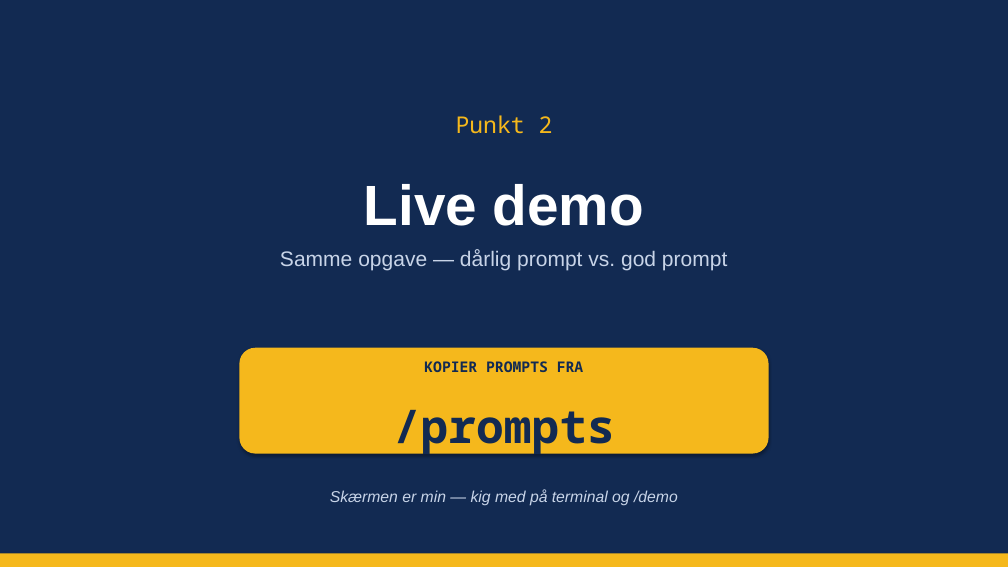
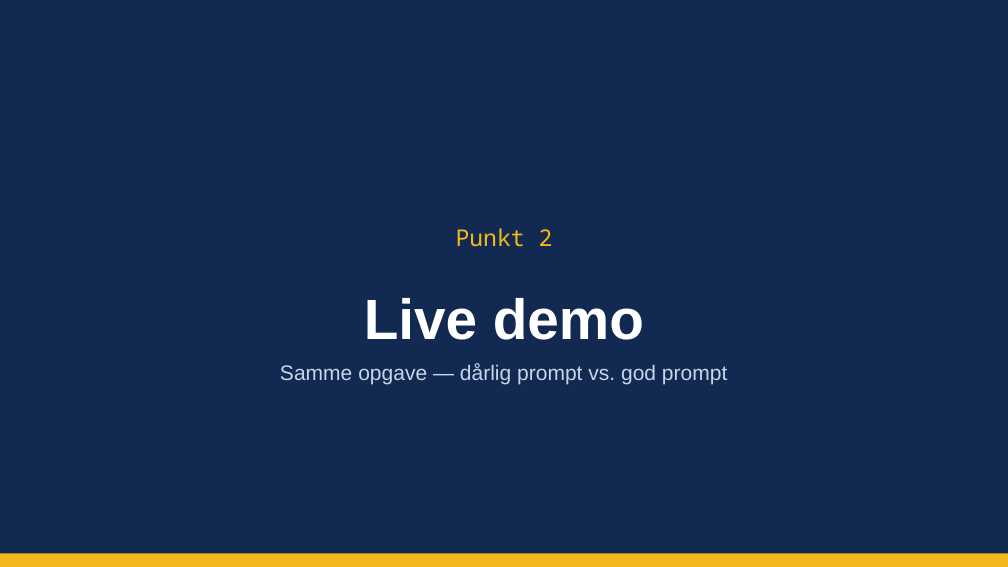
Before and after one commit to MatiasGramkow/EDCxClaudeWorkshop, a slide deck: slide 8 of slides/session1.pptx. Drawn at 1008x567 pixels with LibreOffice and Linux fonts; fonts in the diff are those of the drawing. Boxes give left, top, right and bottom in pixels: in the first picture for what was removed or moved away, otherwise in the second. Text is boxed around its words. In the diff, an @@ line names an element or a change of style, - is before the commit and + after.

```diff
--- a/slides/session1.pptx
+++ b/slides/session1.pptx
@@ 3 texts: place and size @@
-3 texts at (280, 115, 727, 271)
+3 texts at (280, 228, 727, 384)
@@ rounded rectangle removed at (240, 348, 769, 454) @@
@@ text removed at (424, 361, 583, 372) @@
-KOPIER PROMPTS FRA
@@ text removed at (393, 410, 615, 455) @@
-/prompts
@@ text removed at (330, 489, 678, 506) @@
-Skærmen er min — kig med på terminal og /demo
```
Also in this commit, not shown: 1 other file.
